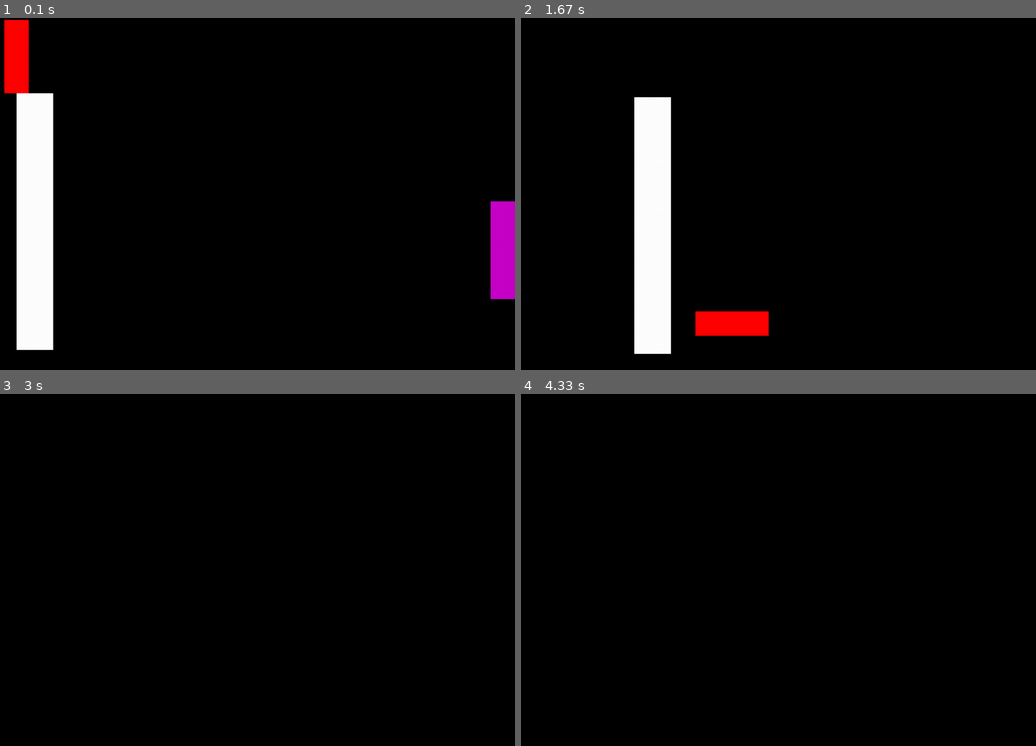
Above: before the commit, frames 1-4 (two rows, left to right).
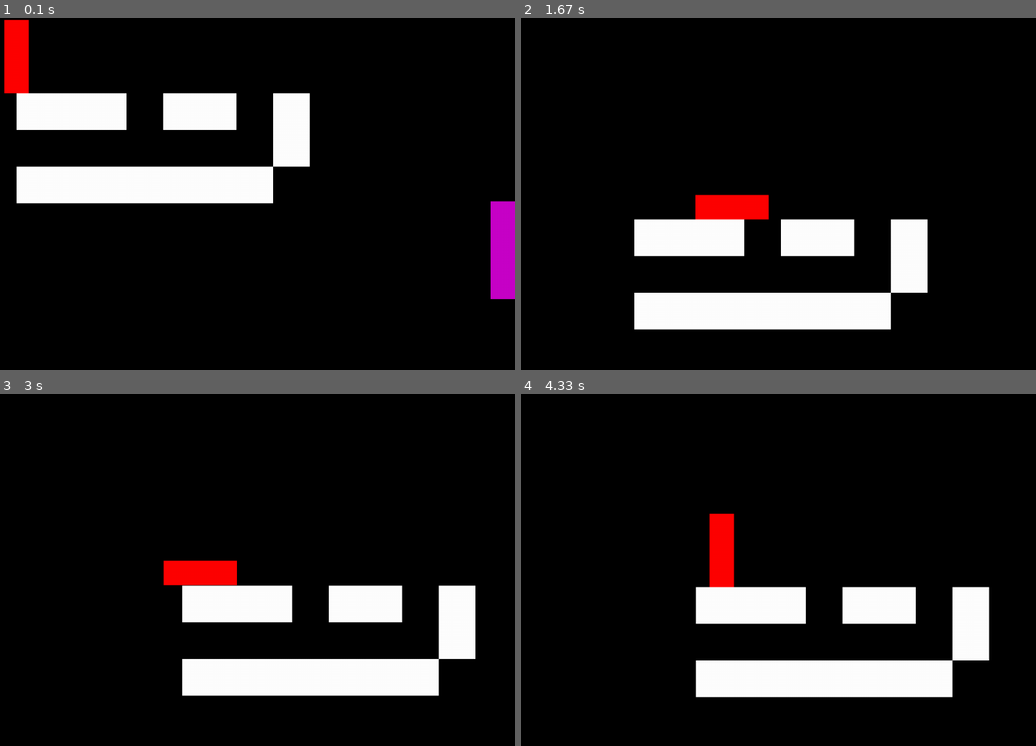
Above: after the commit, the same moments.

Repository: sps-trutnov-eps/projekt-2ep-utek_z_jeskyne
Game: pygame game, started from source/main.py
Two runs of this game, one before a commit and one after it. Both use one fixed random seed, a clock stepped at 60 frames per second and the inputs below.
Inputs:
- Up to frame 1 (0.1 s): no input
- Up to frame 2 (1.67 s): hold Right 0.33-0.8 s; hold Up 0.83-1.13 s; tap Ctrl at 0.9, 1.23, 1.53 s; hold Right 1.17-1.63 s
- Up to frame 3 (3 s): hold Left 1.67-2.2 s; tap Ctrl at 1.73, 2.03, 2.3, 2.6, 2.73 s; hold Left 2.23-2.63 s; hold Up from 2.67 s (still down)
- Up to frame 4 (4.33 s): release Up at 3.03 s; hold Right 3.07-3.7 s; tap Ctrl at 3.13, 3.43, 3.8, 4.1, 4.3 s; hold Left 3.73-4.2 s; hold Right from 4.23 s (still down)

The runs differ from the first frame. In frame 1, 13% of the frame differs, in the area x 3-61%, y 21-95%; in frame 2, 14%, in the area x 21-79%, y 22-96%; in frame 3, 12%; in frame 4, 12%.

Commit message:
Přidal závorky a vše zachránil
Skoro

Diff:
--- a/source/movement.py
+++ b/source/movement.py
@@ -374,8 +374,8 @@
 
     for i,x in enumerate(mapp) :
         for j,y in enumerate(x) :
-            if y != 2 :
-                AllCaveSprites.add(environmentblock(i*75,j*75,75,75))
+            if y!='2' :
+                AllCaveSprites.add(environmentblock(j*75,i*75,75,75))
 
     #AllCaveSprites.add(blocks)
     return AllCaveSprites
Not shown, changed: map
